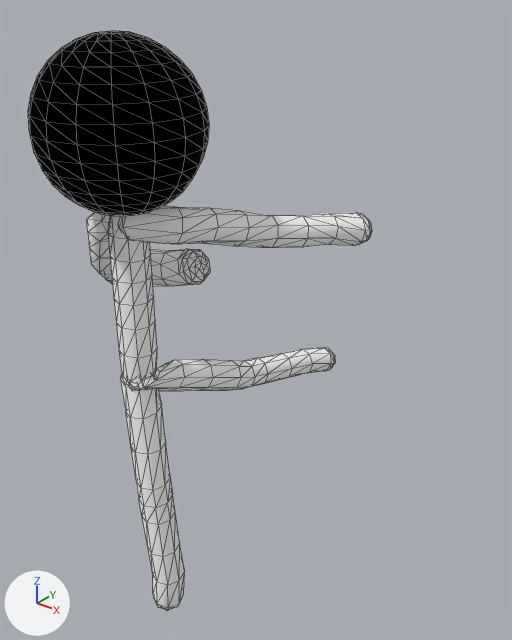
Before and after pictures for a commit that changed the glTF model enemy/stickman.glb.
Rendered twice from a 50 mm lens placed at (1.93, -1.81, 2.85), pointed at (0.16, 0.4, 1.47). The lights are fixed; the arrows at lower left show +X, +Y and +Z. Both versions are drawn at frame 5 of the action 'DIEE'; the numbers are the values there. Mesh edges are drawn as thin lines.
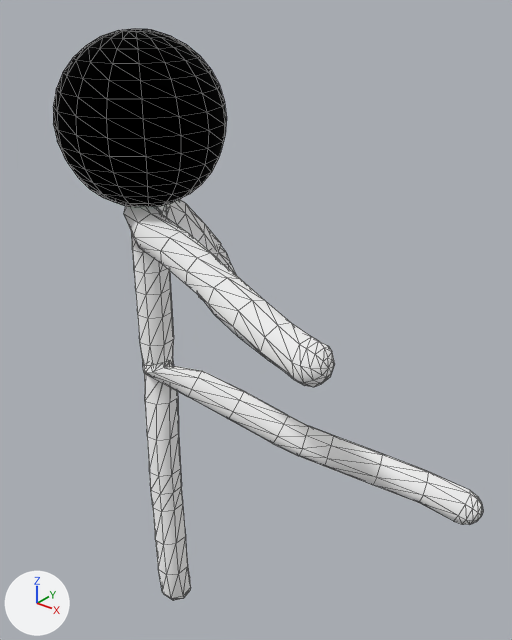
Boxes (x1, y1, x2, y2) around the edits, measured in the pictures (512 x 640 px):
'Circle', posed (25% wider)
    before: (28, 31, 372, 611)
    after: (53, 29, 483, 600)
bone 'DEF-upper_arm.R', root to tip
    before: (151, 228) to (208, 229)
    after: (141, 223) to (174, 252)

The edits, one by one:
Bone 'root' (bone_root) turns from (0, 0, -179) to (0, 0, 116) degrees about its own x, y and z.
Bone 'MCH-torso.parent' (bone_mch_torso_parent) moves from (0.0, -0.09, 0.0) to (-0.04, -0.06, 0.0).
Bone 'MCH-torso.parent' (bone_mch_torso_parent) turns from (0, 0, -179) to (0, 0, 116) degrees about its own x, y and z.
Bone 'DEF-upper_arm.R' (bone_def_upper_arm_r) turns from (77, -3, 4) to (56, -3, 6) degrees about its own x, y and z.
Bone 'DEF-upper_arm.R' (bone_def_upper_arm_r) is rescaled from (0.95, 1.1, 0.95) to (0.97, 1.06, 0.97).
